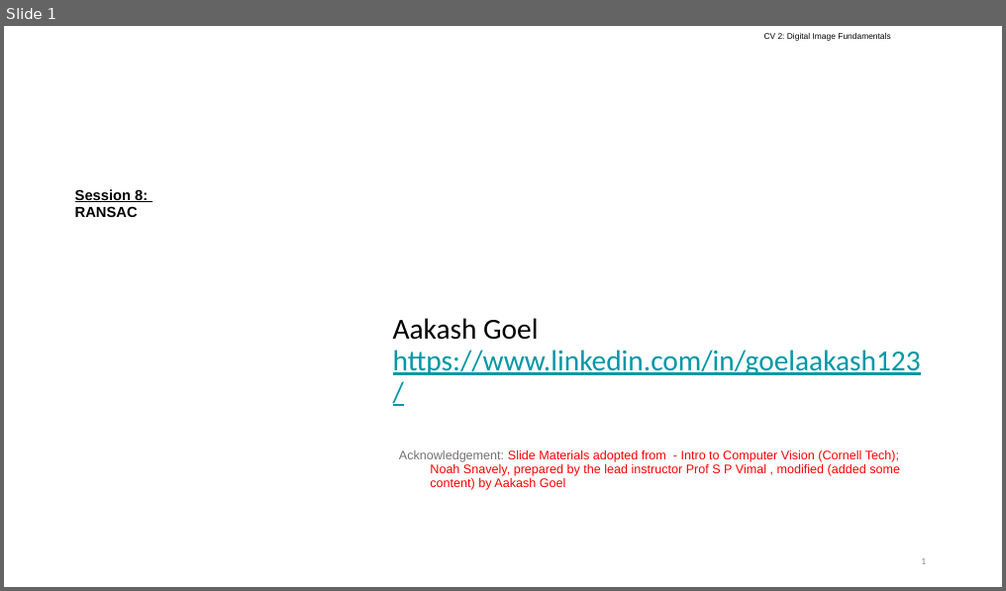
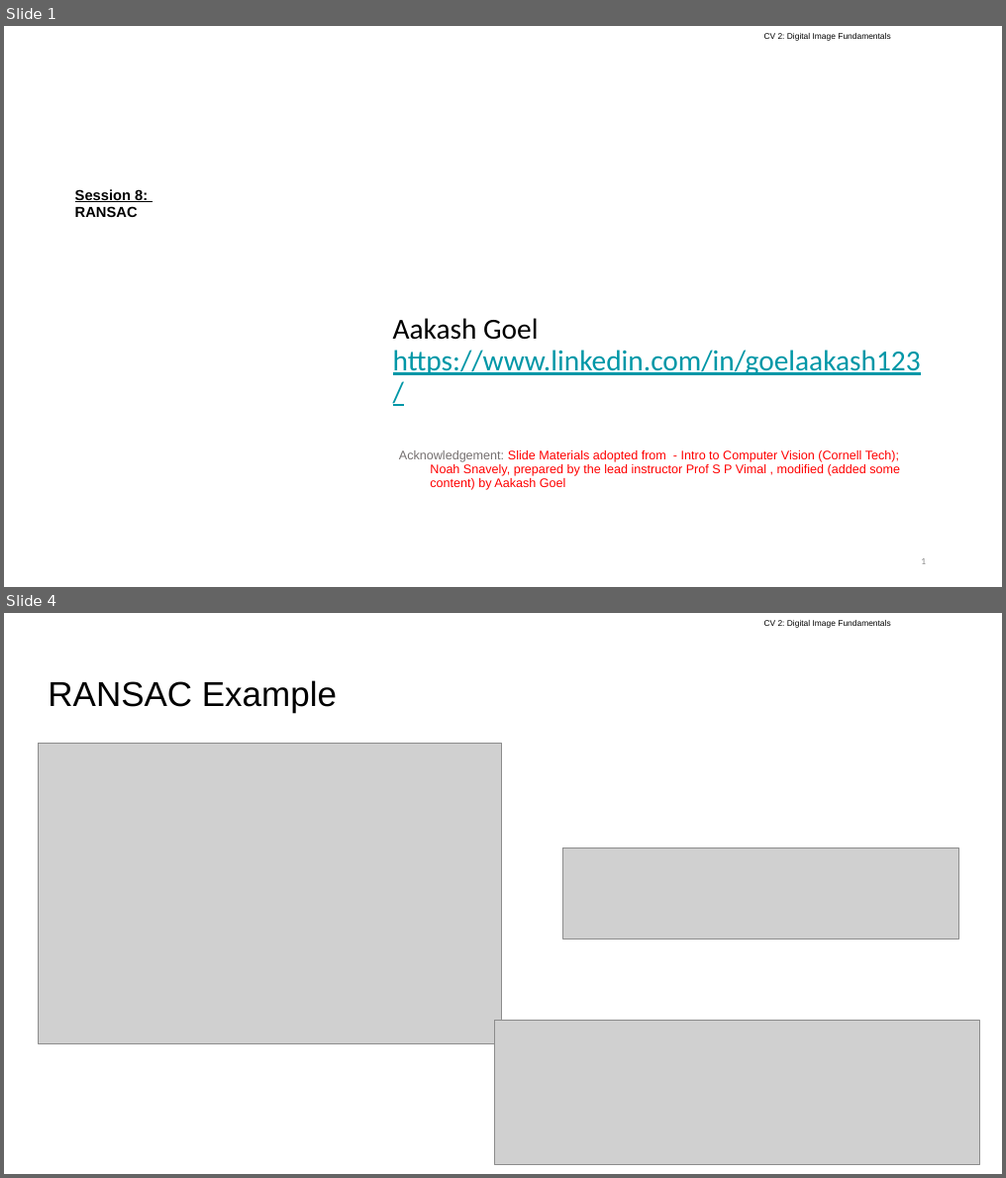
Before and after one commit to Rajamohannaidu/BITS, a slide deck: ComputerVision/Class 08 SIFT RANSAC/CV #8 RANSAC - Aakash.pptx. Shown one above the other, each under a label of ours: slide 1 before the commit, slides 1 and 4 after it; the slides between them are not shown. The pictures are 1006x591 and 1006x1178 pixels, drawn with LibreOffice and Linux fonts; fonts in the diff are those of the drawing; grey boxes stand for pictures; background and template pictures are left out. Boxes give left, top, right and bottom in pixels: in the first picture for what was removed or moved away, otherwise in the second. Text is boxed around its words. In the diff, an @@ line names an element or a change of style, - is before the commit and + after.

Commit message:
RANSAC

```diff
--- a/ComputerVision/Class 08 SIFT RANSAC/CV #8 RANSAC - Aakash.pptx
+++ b/ComputerVision/Class 08 SIFT RANSAC/CV #8 RANSAC - Aakash.pptx
@@ slide 4 added at [4,613,1002,1174], background #FFFFFF; not listed: 1 template element that a slide beside it also shows @@
@@ title added at [48,680,337,712], 33.3 pt, text #000000 @@
+RANSAC Example
@@ picture added at [38,744,501,1044] @@
@@ picture added at [563,848,958,940] @@
@@ picture added at [494,1020,979,1165] @@
@@ page number added at [971,1137,979,1152], 13 pt, text #595959 @@
+4
```
Also in this commit, not shown: 6 other slides added.
